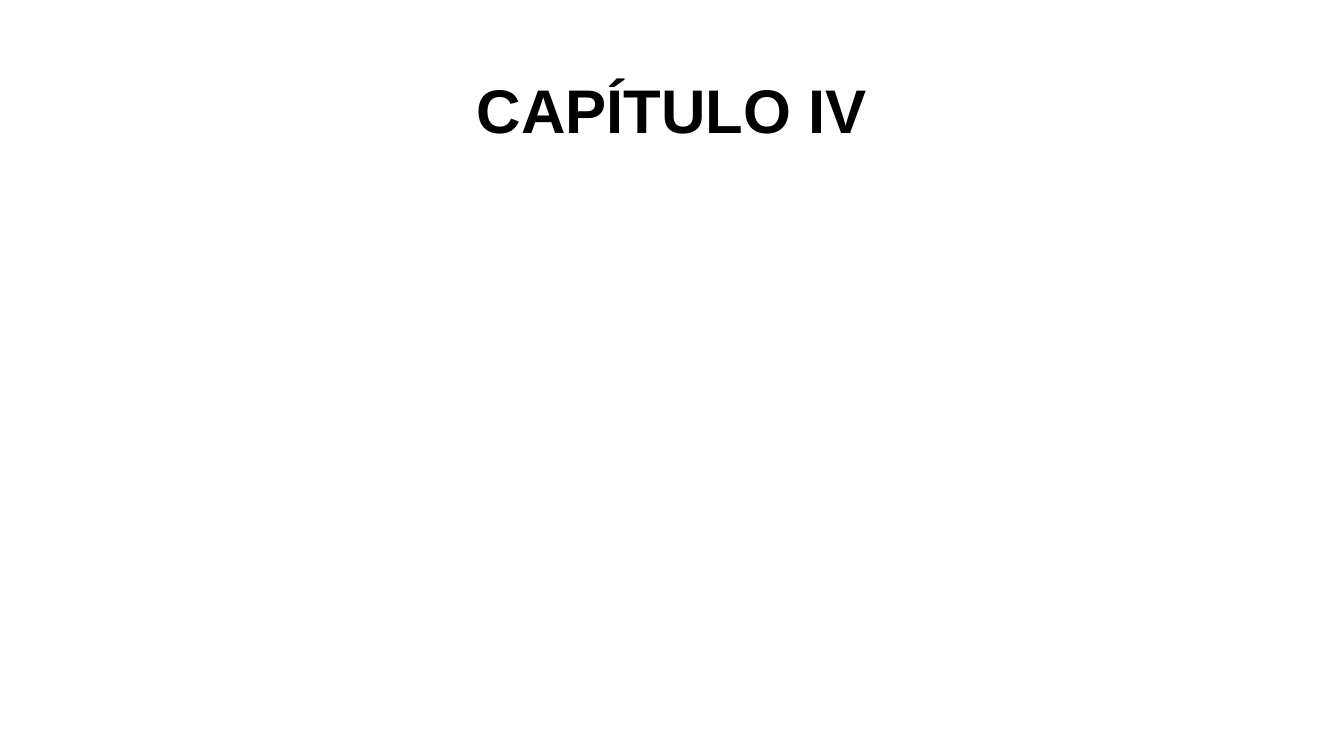
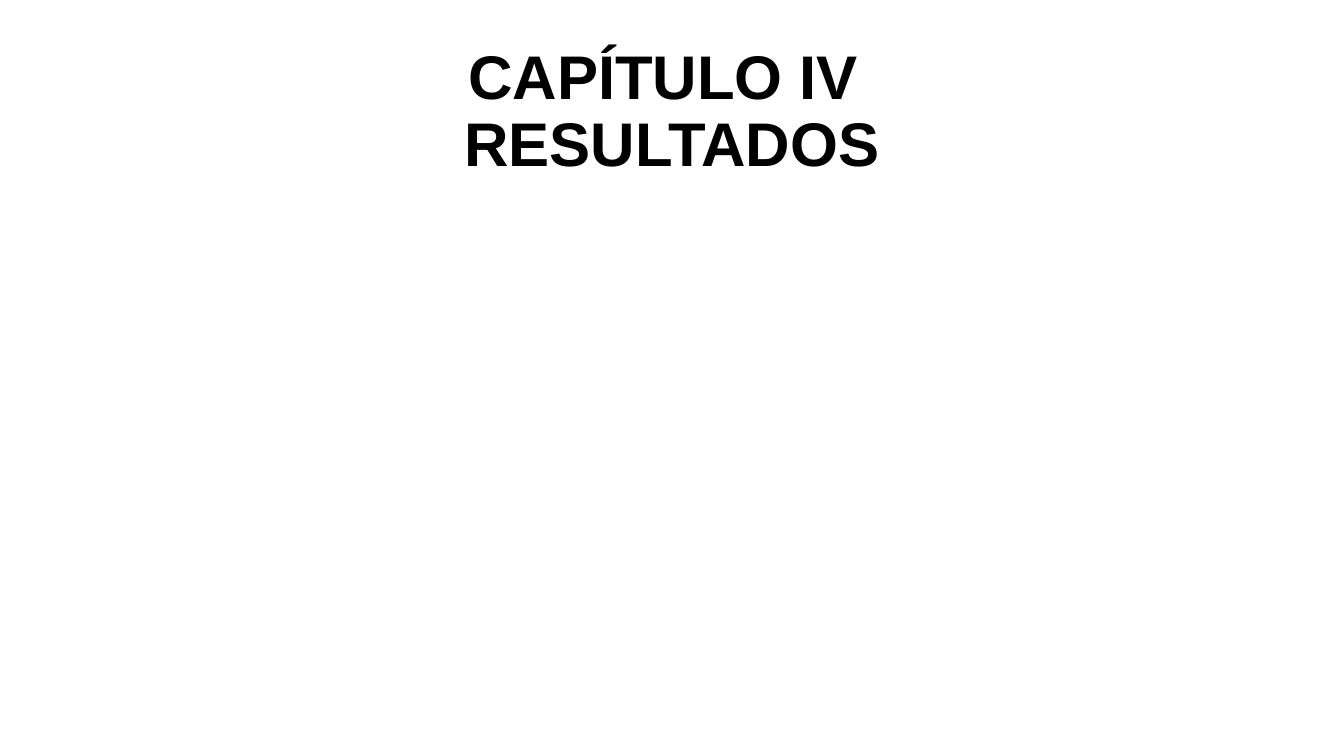
Before and after one commit to Aj4Mc/Pasantia, a slide deck: slide 9 of Presentacion servicio comunitario.pptm. Drawn at 1344x756 pixels with LibreOffice and Linux fonts; fonts in the diff are those of the drawing. Boxes give left, top, right and bottom in pixels: in the first picture for what was removed or moved away, otherwise in the second. Text is boxed around its words. In the diff, an @@ line names an element or a change of style, - is before the commit and + after.

```diff
--- a/Presentacion servicio comunitario.pptm
+++ b/Presentacion servicio comunitario.pptm
@@ title at (464, 50, 879, 167): text changed @@
-CAPÍTULO IV
+CAPÍTULO IV
+RESULTADOS
```
Also in this commit, not shown: 4 other slides changed.
